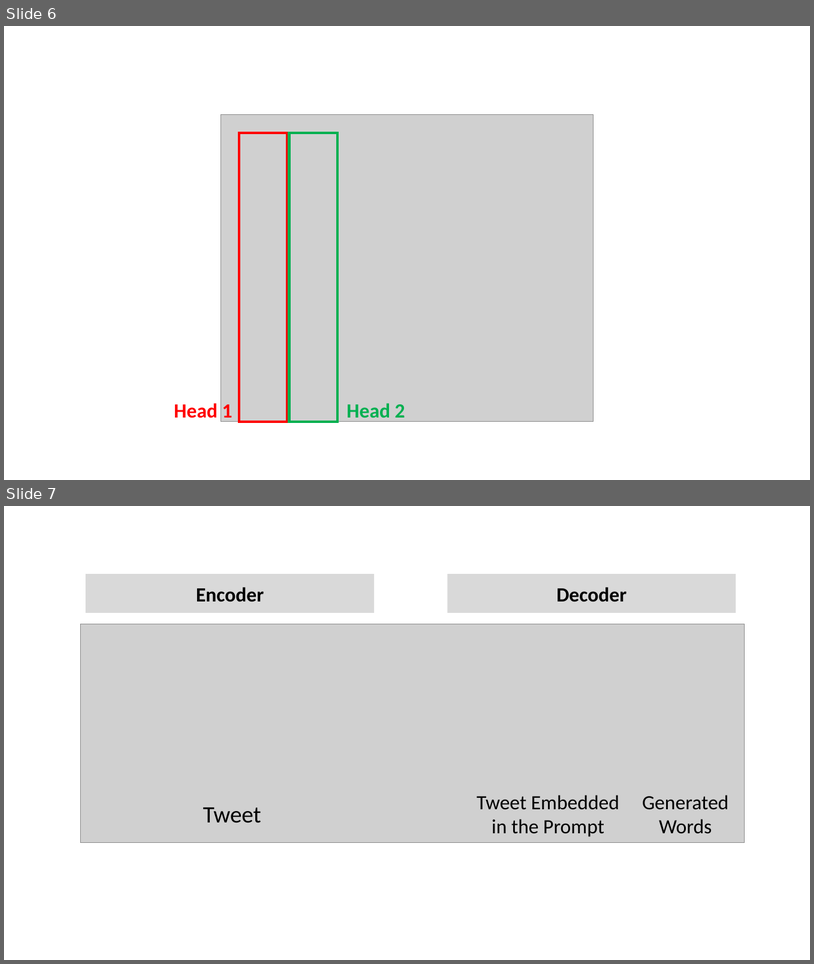
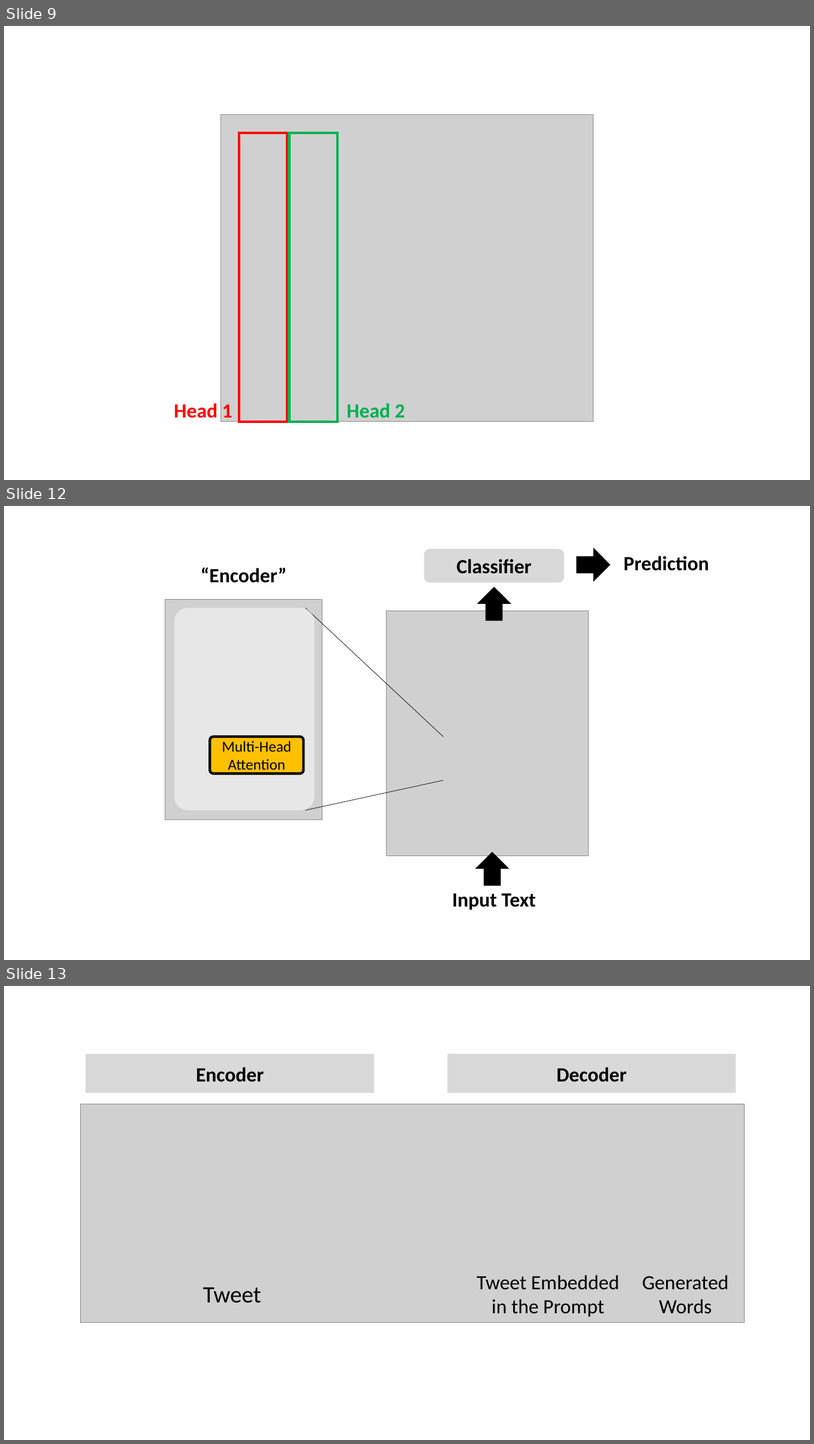
Before and after one commit to yunshiuan/prelim_stance_detection, a slide deck: images/processing_images.pptx. Shown one above the other, each under a label of ours: slides 6 and 7 before the commit, slides 9, 12 and 13 after it; the slides between them are not shown. The pictures are 814x964 and 814x1444 pixels, drawn with LibreOffice and Linux fonts; fonts in the diff are those of the drawing; grey boxes stand for pictures. Boxes give left, top, right and bottom in pixels: in the first picture for what was removed or moved away, otherwise in the second. Text is boxed around its words. In the diff, an @@ line names an element or a change of style, - is before the commit and + after.

```diff
--- a/images/processing_images.pptx
+++ b/images/processing_images.pptx
@@ slide 12 added at (4,506,810,960), background #FFFFFF @@
@@ group added at (165,548,709,910): 3 texts, 3 rounded rectangles, 3 right arrows, 2 pictures, 2 lines @@
+“Encoder”
+Multi-Head
+Attention
+Classifier
+Prediction
+Input Text
@@ what was slide 6 is now slide 9 @@
@@ what was slide 7 is now slide 13 @@
```
Also in this commit, not shown: 5 other slides added.
